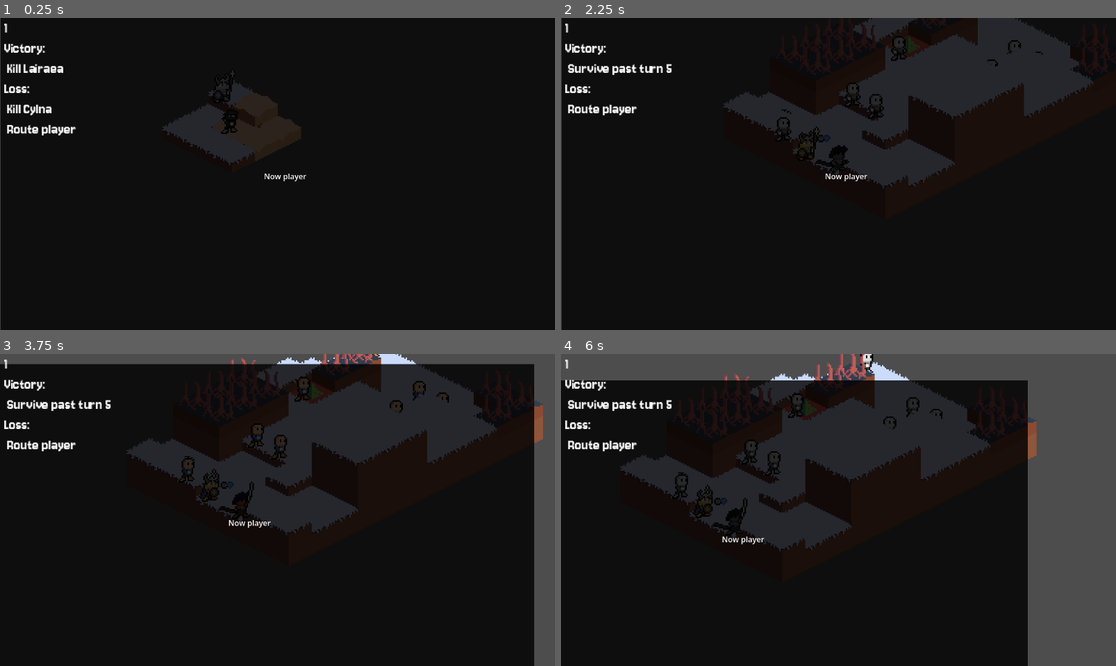
Above: before the commit, frames 1-4 (two rows, left to right).
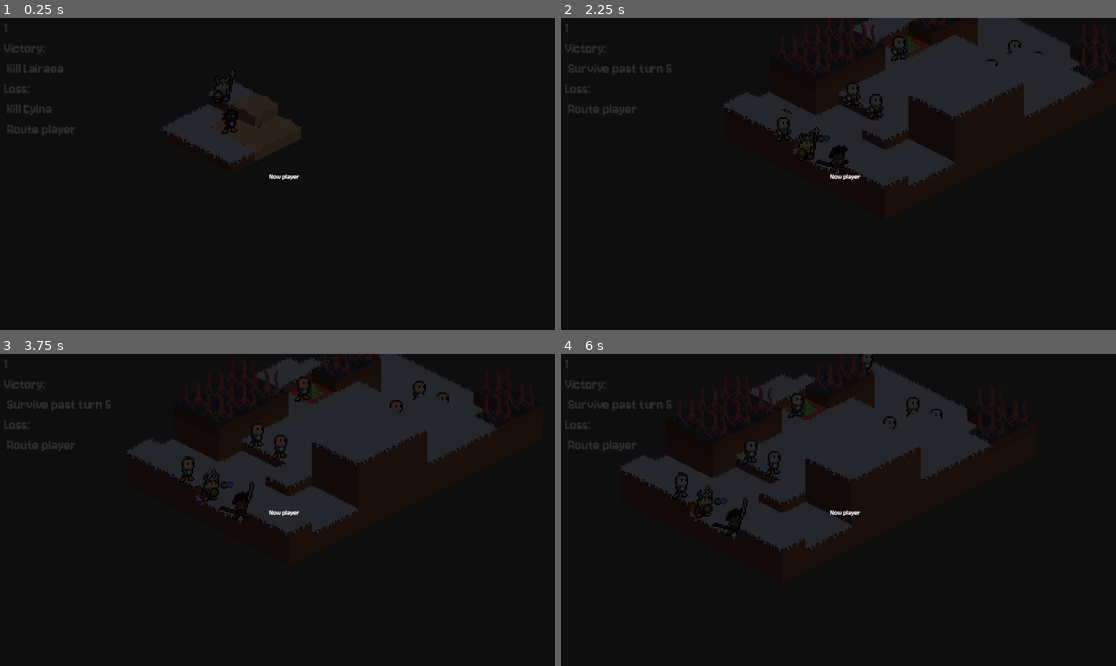
Above: after the commit, the same moments.

Repository: Puffe14/godot-breaker-srpg
Game: Godot game, scene res://nodes/main_gui.tscn
The game is run twice, just before and just after one commit, with the same random seed, the same clock (stepped at 60 frames per second) and the same inputs.
Inputs (mouse positions are in pixels of both pictures, inside the frame that each line leads up to):
- Up to frame 1 (0.25 s): no input
- Up to frame 2 (2.25 s): tap Enter at 0.5 s; drag from (838, 127) to (894, 105) at 0.52 s; drag from (838, 127) to (810, 236) at 1.27 s; tap R (retry) at 2 s; move the mouse to (816, 139) at 2.02 s; tap Tab (deselect) at 2.1 s; click (816, 139) at 2.17 s
- Up to frame 3 (3.75 s): drag from (510, 394) to (371, 497) at 2.77 s; tap R (retry) at 3.5 s; drag from (466, 416) to (305, 510) at 3.52 s
- Up to frame 4 (6 s): drag from (1032, 403) to (755, 432) at 4.27 s; tap R (retry) at 5 s; move the mouse to (999, 425) at 5.02 s; tap Tab (deselect) at 5.1 s; click (999, 425) at 5.17 s; drag from (982, 416) to (888, 369) at 5.77 s

The runs differ from the first frame. In frame 1, 1.0% of the frame differs, in the area x 0-56%, y 0-100%; in frame 2, 1.0%; in frame 3, 7.9%; in frame 4, 24%, in the area x 0-100%, y 0-100%.

Commit message:
Added HP bars with portraits when hovering UnitNodes.

Diff:
--- /dev/null
+++ b/nodes/menus/hp_node.tscn
@@ -0,0 +1,9 @@
+[gd_scene format=3 uid="uid://b0dnqkvvvkln3"]
+
+[node name="HP_node" type="Control" unique_id=1835954591]
+layout_mode = 3
+anchors_preset = 15
+anchor_right = 1.0
+anchor_bottom = 1.0
+grow_horizontal = 2
+grow_vertical = 2
--- /dev/null
+++ b/nodes/menus/hpbar.gd
@@ -0,0 +1,21 @@
+class_name HpBar extends VBoxContainer
+@export var portrait_node: Sprite2D = null
+@export var progress_node: TextureProgressBar = null
+@export var text_label: Label = null
+
+
+func set_portrait(portrait):
+	if portrait:
+		portrait_node.texture = portrait
+	else:
+		print("set portrait foiled")
+
+func change_value(hp: int, mhp: int):
+	var hpb = progress_node
+	hpb.set_value_no_signal(hp)
+	hpb.max_value = mhp
+	if text_label:
+		text_label.text = "HP: "+str(hp)+"/"+str(mhp)
+
+func show_bar(x: bool):
+	visible = x
--- /dev/null
+++ b/nodes/menus/hpbar.tscn
@@ -0,0 +1,42 @@
+[gd_scene format=3 uid="uid://cu0vhy8s6mkvl"]
+
+[ext_resource type="Script" uid="uid://br8jbd0a7kxfm" path="res://nodes/menus/hpbar.gd" id="1_0kxjo"]
+[ext_resource type="Texture2D" uid="uid://dogwibmj5q0mu" path="res://resources/images/ui/slim bar bg.png" id="1_vkaeq"]
+[ext_resource type="Texture2D" uid="uid://oc4f26xffshe" path="res://resources/images/ui/slim bar f1.png" id="2_gif5p"]
+[ext_resource type="Texture2D" uid="uid://3dbl7e3dpqs8" path="res://resources/images/portraits/default.png" id="3_f333l"]
+
+[node name="HP" type="VBoxContainer" unique_id=924748288 node_paths=PackedStringArray("portrait_node", "progress_node", "text_label")]
+size_flags_vertical = 8
+script = ExtResource("1_0kxjo")
+portrait_node = NodePath("HBoxContainer/Control/PanelContainer/Portrait")
+progress_node = NodePath("GaugeHP")
+text_label = NodePath("HBoxContainer/PRC")
+
+[node name="GaugeHP" type="TextureProgressBar" parent="." unique_id=1592800651]
+custom_minimum_size = Vector2(50, 7)
+layout_mode = 2
+size_flags_vertical = 8
+value = 50.0
+texture_under = ExtResource("1_vkaeq")
+texture_progress = ExtResource("2_gif5p")
+
+[node name="HBoxContainer" type="HBoxContainer" parent="." unique_id=945159812]
+layout_mode = 2
+
+[node name="PRC" type="Label" parent="HBoxContainer" unique_id=318256058]
+layout_mode = 2
+text = "HP: 0/0"
+
+[node name="Control" type="Control" parent="HBoxContainer" unique_id=809125517]
+layout_mode = 2
+
+[node name="PanelContainer" type="PanelContainer" parent="HBoxContainer/Control" unique_id=518944695]
+layout_mode = 0
+offset_left = -4.0
+offset_right = -4.0
+offset_bottom = 23.0
+
+[node name="Portrait" type="Sprite2D" parent="HBoxContainer/Control/PanelContainer" unique_id=176924420]
+position = Vector2(20, 8)
+scale = Vector2(2, 1.846)
+texture = ExtResource("3_f333l")
--- a/nodes/unit_node.tscn
+++ b/nodes/unit_node.tscn
@@ -3,17 +3,24 @@
 [ext_resource type="Script" uid="uid://bcn8tp67l360l" path="res://scripts/ui/unit_node.gd" id="1_xinmc"]
 [ext_resource type="Texture2D" uid="uid://bbncbtpmocpjy" path="res://resources/images/units/lairaea_idle.png" id="2_gax0m"]
 [ext_resource type="Script" uid="uid://dv60de3x0max6" path="res://scripts/ui/status_icon_display.gd" id="3_6kcvq"]
+[ext_resource type="Texture2D" uid="uid://3dbl7e3dpqs8" path="res://resources/images/portraits/default.png" id="3_ax037"]
 [ext_resource type="Shader" uid="uid://dl7mist6pfwy2" path="res://resources/shaders/gray.gdshader" id="3_c38aa"]
 [ext_resource type="PackedScene" uid="uid://burbvc1ohhmsh" path="res://nodes/status_icon.tscn" id="4_76tq2"]
+[ext_resource type="PackedScene" uid="uid://cu0vhy8s6mkvl" path="res://nodes/menus/hpbar.tscn" id="4_c38aa"]
 
 [sub_resource type="ShaderMaterial" id="ShaderMaterial_ax037"]
 resource_local_to_scene = true
 shader = ExtResource("3_c38aa")
 
-[node name="Node2D" type="Node2D" unique_id=1337361225 node_paths=PackedStringArray("icon_control") groups=["unit"]]
+[sub_resource type="RectangleShape2D" id="RectangleShape2D_c38aa"]
+size = Vector2(31.66667, 31.333336)
+
+[node name="Node2D" type="Node2D" unique_id=1337361225 node_paths=PackedStringArray("hp_node", "icon_control") groups=["unit"]]
 scale = Vector2(3, 3)
 script = ExtResource("1_xinmc")
 shader = ExtResource("3_c38aa")
+hp_node = NodePath("HP")
+portrait = ExtResource("3_ax037")
 icon_control = NodePath("Control")
 
 [node name="Sprite2D" type="Sprite2D" parent="." unique_id=1503339535]
@@ -22,6 +29,14 @@
 [node name="AnimatedSprite2D" type="AnimatedSprite2D" parent="." unique_id=1680806366]
 material = SubResource("ShaderMaterial_ax037")
 animation = &""
+
+[node name="HP" parent="." unique_id=924748288 instance=ExtResource("4_c38aa")]
+visible = false
+offset_left = -12.666667
+offset_top = -17.666666
+offset_right = 71.333336
+offset_bottom = 16.333334
+scale = Vector2(0.3, 0.3)
 
 [node name="Control" type="Control" parent="." unique_id=416744645 node_paths=PackedStringArray("vbox")]
 layout_mode = 3
@@ -45,3 +60,12 @@
 
 [node name="TextureRect" parent="Control/VBoxContainer" unique_id=1262584961 instance=ExtResource("4_76tq2")]
 layout_mode = 2
+
+[node name="Area2D" type="Area2D" parent="." unique_id=1806496943]
+
+[node name="CollisionShape2D" type="CollisionShape2D" parent="Area2D" unique_id=1010765838]
+position = Vector2(-0.8333335, 3.3333337)
+shape = SubResource("RectangleShape2D_c38aa")
+
+[connection signal="mouse_entered" from="Area2D" to="." method="_on_area_2d_mouse_entered"]
+[connection signal="mouse_exited" from="Area2D" to="." method="_on_area_2d_mouse_exited"]
--- a/scripts/ui/main_gui.gd
+++ b/scripts/ui/main_gui.gd
@@ -56,6 +56,7 @@
 	if current_action:
 		current_action.animate.connect(animate)
 		current_action.move.connect(move_to_tile)
+		current_action.update.connect(update_unit_node)
 		current_action.play()
 		#hide move range
 		game.deSelect()
@@ -178,7 +179,7 @@
 		msg = "Now " + game.turn_of_dict[game.turnOf]
 	var msg_node = fade_msg.instantiate()
 	msg_node.create(msg)
-	add_child(msg_node)
+	hud_node.add_child(msg_node)
 
 func on_selected(thing):
 	draw_and_set_tiles()
@@ -200,6 +201,6 @@
 		msg = "The heroes have fallen."
 	var msg_node = fade_msg.instantiate()
 	msg_node.create(msg)
-	add_child(msg_node)
+	hud_node.add_child(msg_node)
 	await get_tree().create_timer(2).timeout
 	_ready()
--- a/scripts/ui/tile_node.gd
+++ b/scripts/ui/tile_node.gd
@@ -79,3 +79,10 @@
 		else:
 			print('not connected!')
 		on_selected()
+
+## TODO: somehow show hp for units but unit node not in TileNode
+#func show_child_hp(should: bool):
+#	for node in get_children():
+#		if node.is_in_group("hp"):
+#			node.hp_bar.show_bar(should)
+#			node.hp_bar.change_value()
--- a/scripts/ui/unit_node.gd
+++ b/scripts/ui/unit_node.gd
@@ -4,7 +4,10 @@
 @export var texture: Texture2D
 @export var frames: SpriteFrames = null
 @export var shader: Shader = null
+@export var hp_node: HpBar = null
 @export var flip: bool = false
+@export var portrait: Texture = null
+
 var timer: Timer = Timer.new()
 var popup_text: PackedScene = preload("res://nodes/popup_text.tscn")
 var status_icon: PackedScene = preload("res://nodes/status_icon.tscn")
@@ -15,6 +18,7 @@
 	unit = new_unit
 	if unit:
 		frames = load("res://resources/images/animation/"+unit.character.picture_name+".tres")
+		portrait = load("res://resources/images/portraits/"+unit.character.picture_name+".png")
 
 func list_status_icons():
 	if not unit: return
@@ -25,6 +29,9 @@
 func on_update(delay: float, _dim: bool = true) -> void:
 	# wait for delay
 	await get_tree().create_timer(delay).timeout
+	# update hp_bar
+	hp_node.change_value(unit.HP(), unit.MaxHP())
+	# update status icon
 	list_status_icons()
 	# dimming
 	if unit and unit.acted:
@@ -32,6 +39,20 @@
 		$AnimatedSprite2D.stop()
 	else:
 		undim()
+
+##TODO: more component like design for hp hover
+
+func _on_area_2d_mouse_entered() -> void:
+	show_child_hp(true)
+
+func _on_area_2d_mouse_exited() -> void:
+	show_child_hp(false)
+
+func show_child_hp(should: bool):
+	hp_node.show_bar(should)
+	hp_node.change_value(unit.HP(), unit.MaxHP())
+	if unit and portrait:
+		hp_node.set_portrait(portrait)
 
 func _ready() -> void:
 	list_status_icons()
Not shown, added: nodes/menus/hpbar.gd.uid
Binary file added: resources/images/ui/slim bar bg.png
Not shown, added: resources/images/ui/slim bar bg.png.import
Binary file added: resources/images/ui/slim bar f1.png
Not shown, added: resources/images/ui/slim bar f1.png.import
